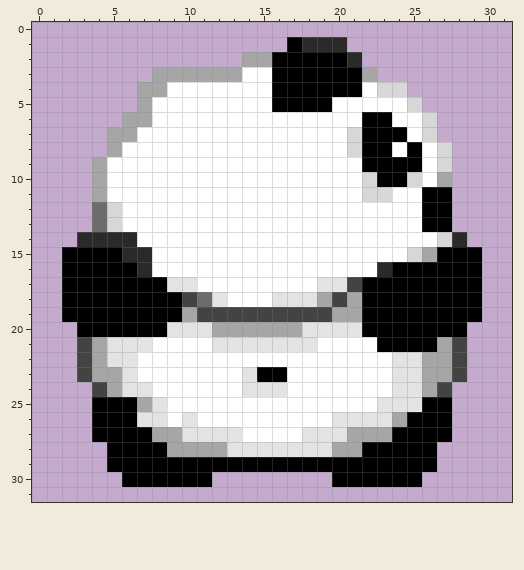
File history of a pixel-art sprite, src/main/resources/southeast.png. Above, as it was before the edit.
The file is 32x32 pixels. Pixels under 10% opacity are left out.
After:
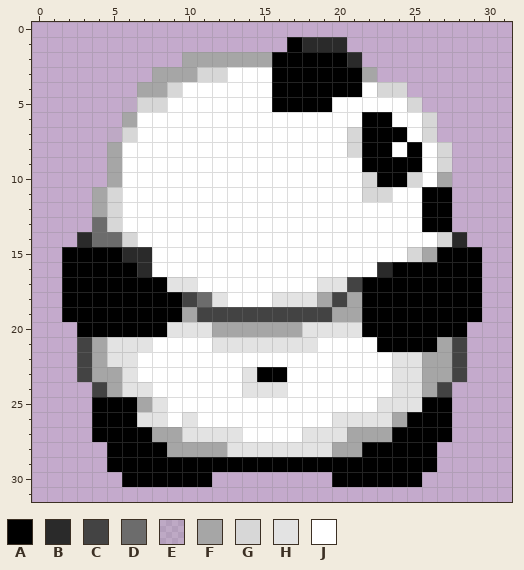
Palette (. is transparent): A #000000  B #2a2a2a  C #434343  D #6c6c6c  E #a6a6a632  F #a6a6a6  G #d7d7d7  H #e3e3e3  J #ffffff
Edits made:
Changed rows in their new state; - is an unchanged pixel.
first column x 4:
 2 ------FFFF
 3 -------GGJ
 4 -----G----
 5 --EGG-----
 6 ---J------
 7 -EG-------
 9 .F--------
10 .F--------
11 -G--------
12 F---------
14 DDG-------
Boxes around the changes in both pictures, in picture pixels (x1, y1, x2, y2):
changed: (92, 52, 242, 247)
